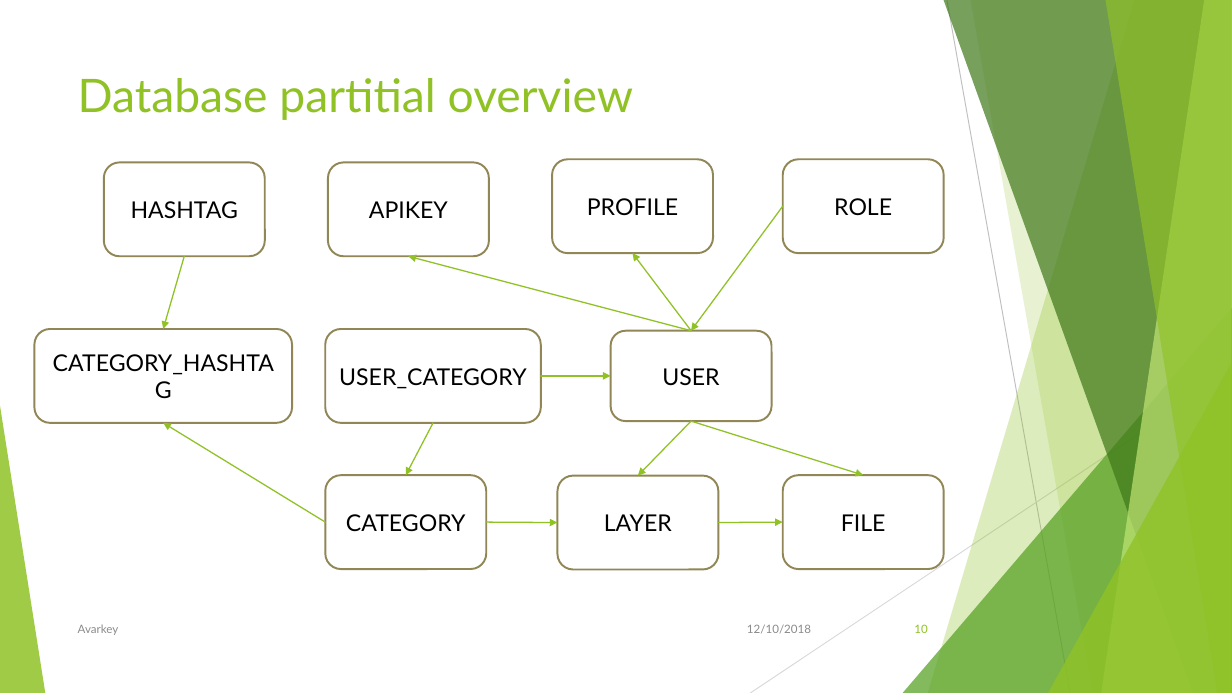
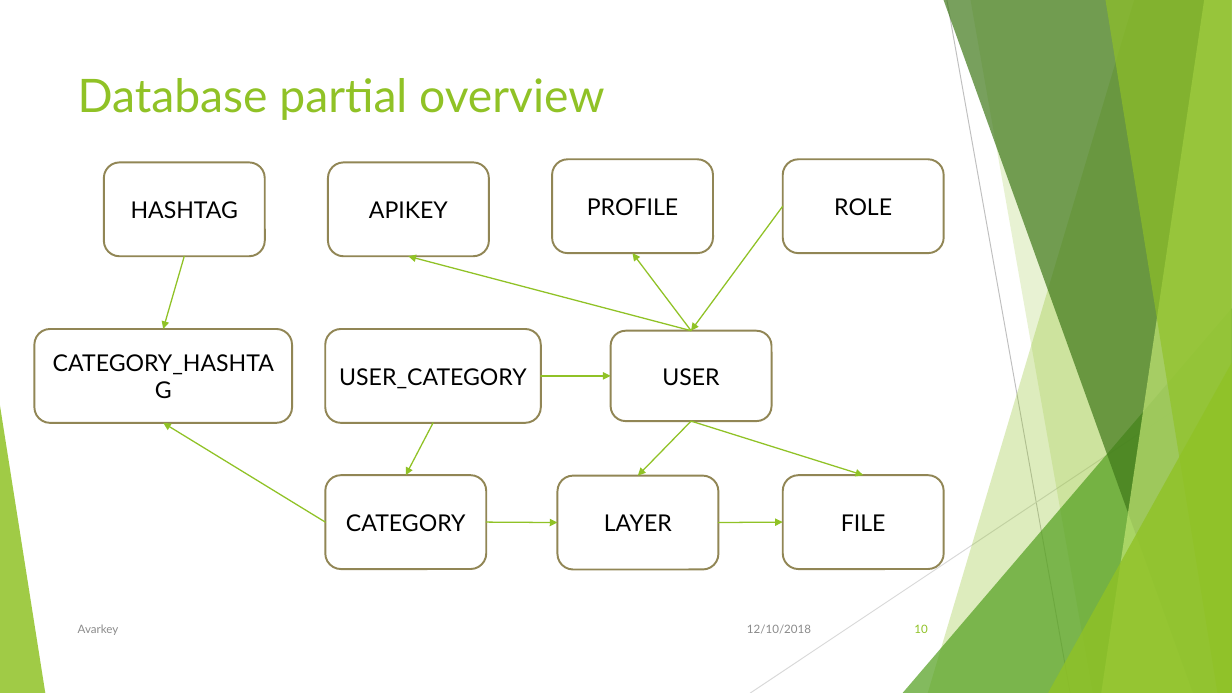
Before and after one commit to epitomecl/p5avatar-mapping, a slide deck: slide 10 of docs/inside_avarkey.pptx. Drawn at 1232x693 pixels with LibreOffice and Linux fonts; fonts in the diff are those of the drawing. Boxes give left, top, right and bottom in pixels: in the first picture for what was removed or moved away, otherwise in the second. Text is boxed around its words. In the diff, an @@ line names an element or a change of style, - is before the commit and + after.

Commit message:
Fix errors in Database access.

```diff
--- a/docs/inside_avarkey.pptx
+++ b/docs/inside_avarkey.pptx
@@ title at (x1=78, y1=78, x2=604, y2=120): text changed @@
-Database partitial overview
+Database partial overview
```
Also in this commit, not shown: 34 other files.
